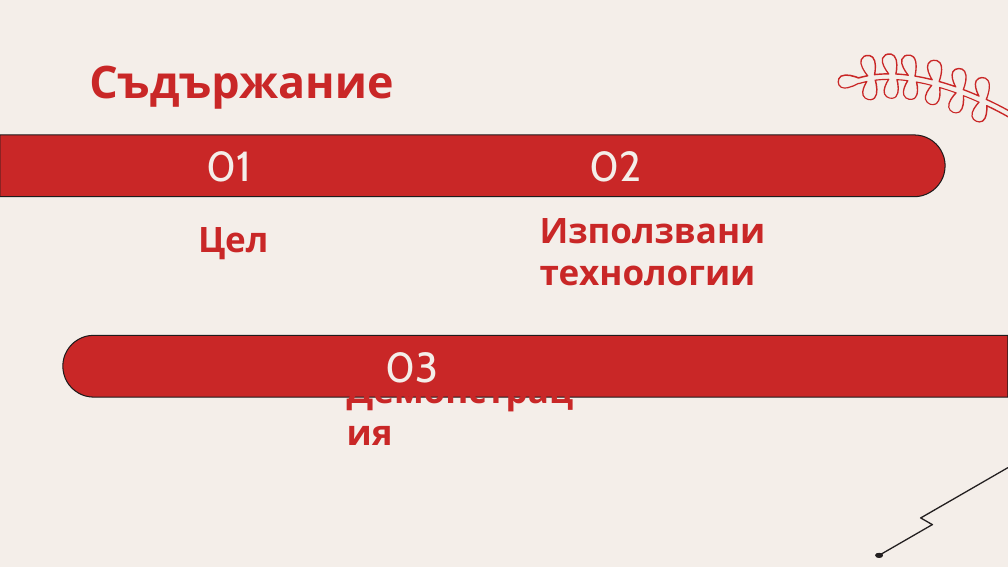
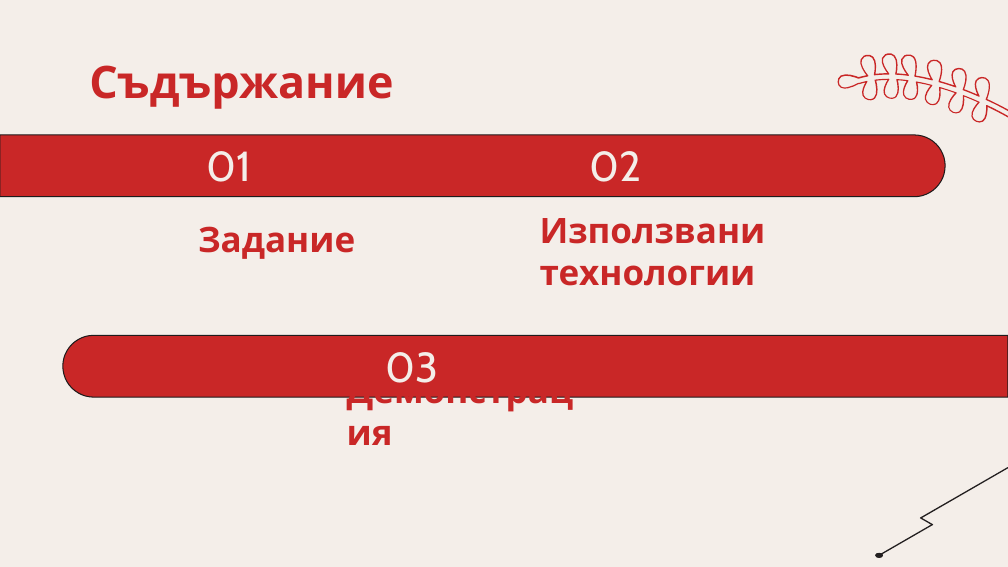
Before and after one commit to codingburgas/2122-otj-10-project-repo-PIPetkova19, a slide deck: slide 2 of Documents/Presentation.pptx. Drawn at 1008x567 pixels with LibreOffice and Linux fonts; fonts in the diff are those of the drawing. Boxes give left, top, right and bottom in pixels: in the first picture for what was removed or moved away, otherwise in the second. Text is boxed around its words. In the diff, an @@ line names an element or a change of style, - is before the commit and + after.

```diff
--- a/Documents/Presentation.pptx
+++ b/Documents/Presentation.pptx
@@ subtitle at bbox=[198, 226, 355, 259]: text changed @@
-Цел
+Задание
```
Also in this commit, not shown: 1 other slide changed, 1 other file.
